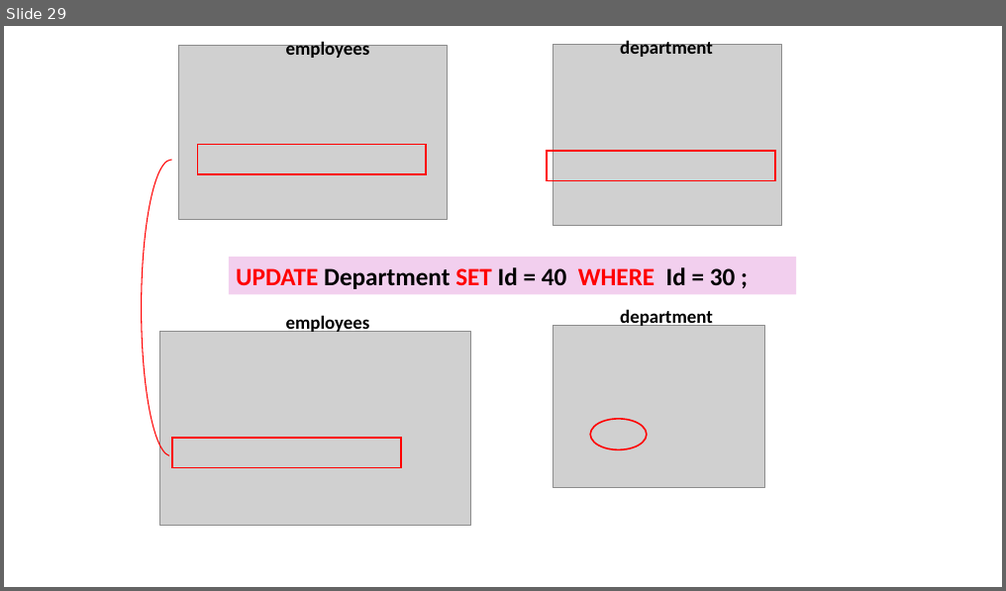
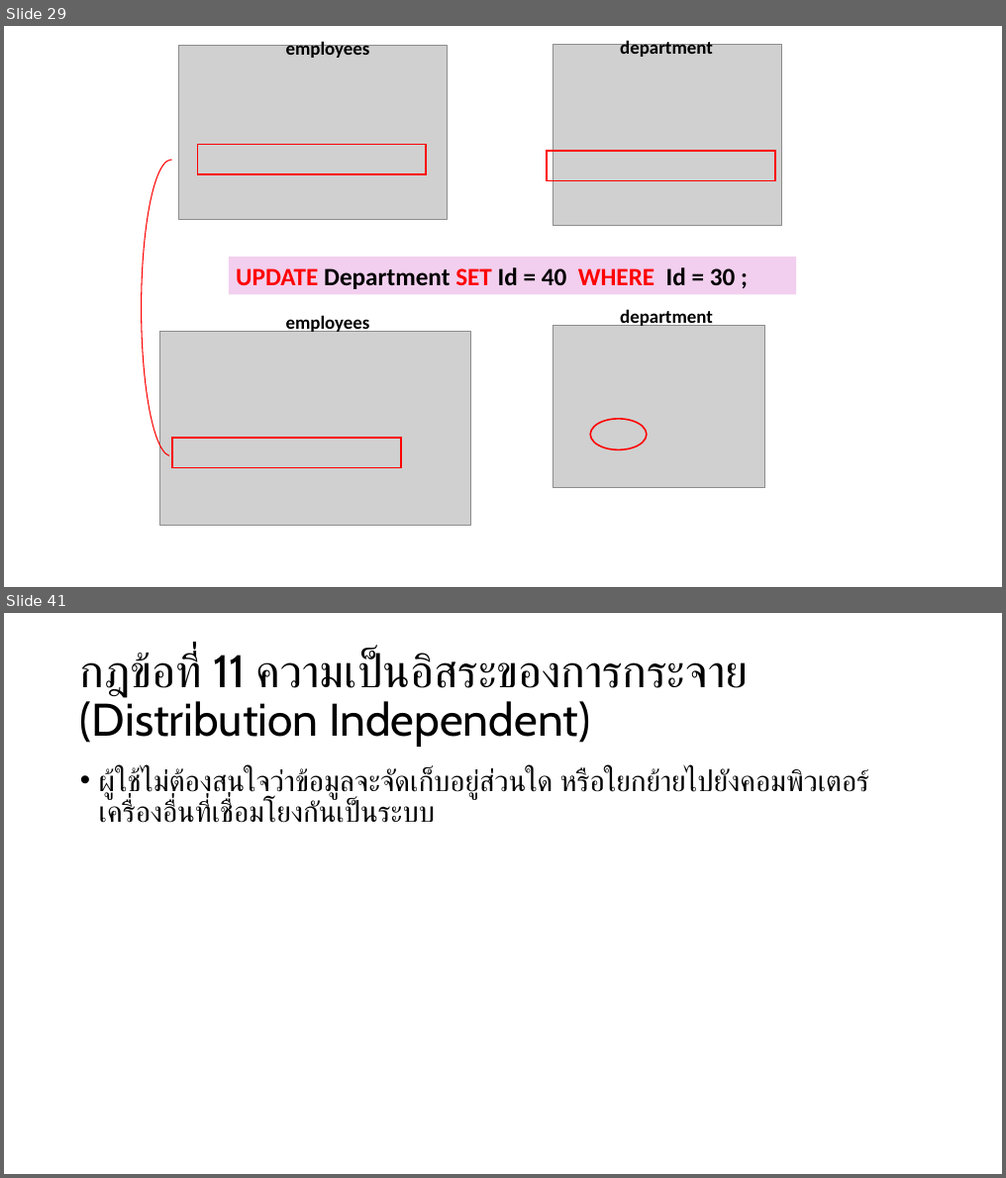
Before and after one commit to luckkrit/cos3103, a slide deck: public/pptx/db_constraint_codd_rule.pptx. Shown one above the other, each under a label of ours: slide 29 before the commit, slides 29 and 41 after it; the slides between them are not shown. The pictures are 1006x591 and 1006x1178 pixels, drawn with LibreOffice and Linux fonts; fonts in the diff are those of the drawing; grey boxes stand for pictures. Boxes give left, top, right and bottom in pixels: in the first picture for what was removed or moved away, otherwise in the second. Text is boxed around its words. In the diff, an @@ line names an element or a change of style, - is before the commit and + after.

```diff
--- a/public/pptx/db_constraint_codd_rule.pptx
+++ b/public/pptx/db_constraint_codd_rule.pptx
@@ slide 41 added at bbox=[4, 613, 1002, 1174], background #FFFFFF @@
@@ title added at bbox=[80, 651, 748, 747], 44 pt, text #000000 @@
+กฎข้อที่ 11 ความเป็นอิสระของการกระจาย (Distribution Independent)
@@ text added at bbox=[99, 768, 869, 823], 28 pt, text #000000 @@
+• ผู้ใช้ไม่ต้องสนใจว่าข้อมูลจะจัดเก็บอยู่ส่วนใด หรือใยกย้ายไปยังคอมพิวเตอร์เครื่องอื่นที่เชื่อมโยงกันเป็นระบบ
```
Also in this commit, not shown: 13 slides changed, 12 other slides added.
